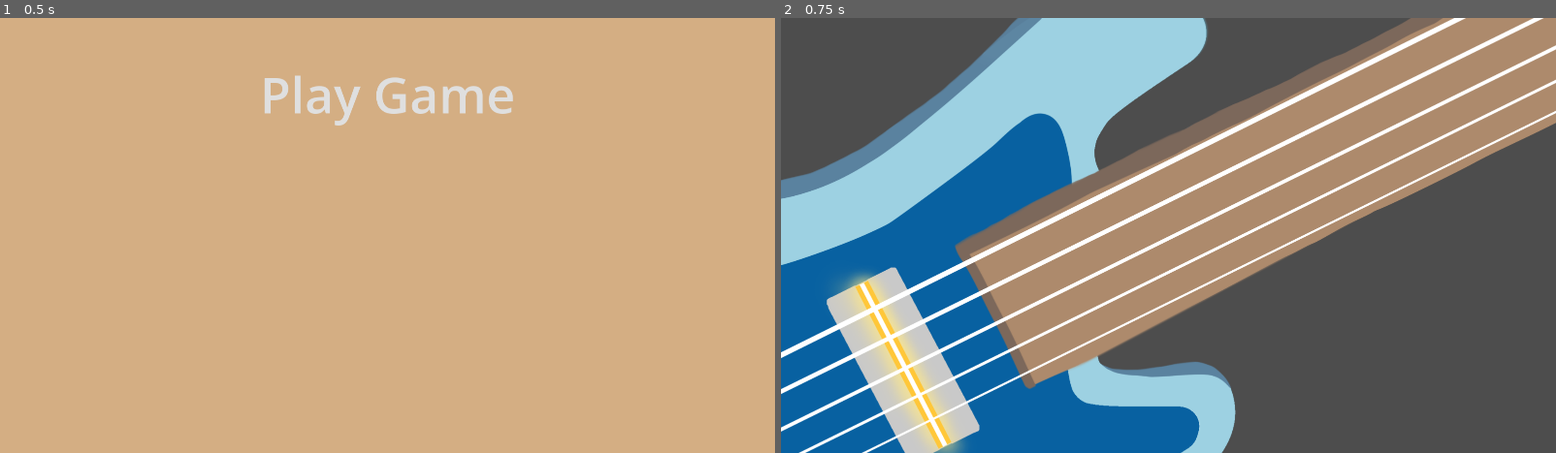
Above: before the commit, frames 1-2 (left to right).
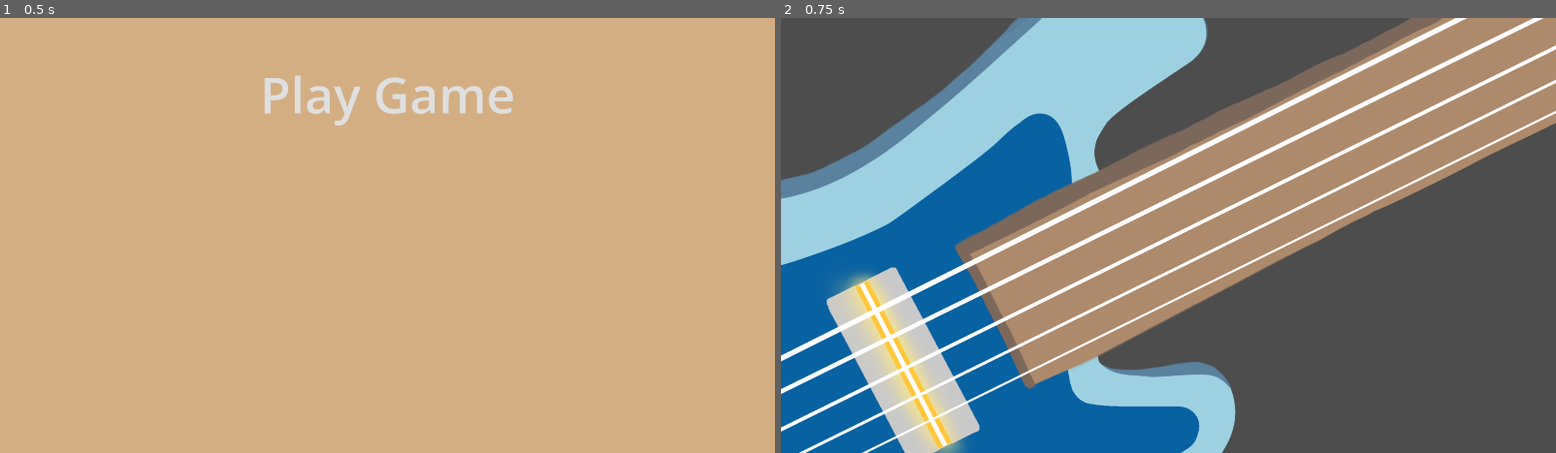
Above: after the commit, the same moments.

Repository: cdyvig/mudsockhackathon2026
Game: Godot game, scene res://Menus/MainMenu.tscn
The game is run twice, just before and just after one commit, with the same random seed, the same clock (stepped at 60 frames per second) and the same inputs.
Inputs:
- Up to frame 1 (0.5 s): no input
- Up to frame 2 (0.75 s): click "Play Game" at 0.5 s

Frame 1 is identical in both runs. In frame 2, 1.1% of the frame differs, in the area x 0-89%, y 0-80%.

Commit message:
made code for creating notes on a string for making levels

Diff:
--- /dev/null
+++ b/hackathon/Global/GlobalStrings.gd
@@ -0,0 +1,82 @@
+extends Node
+var BString: Path2D
+var EString: Path2D
+var AString: Path2D
+var DString: Path2D
+var GString: Path2D
+var active_notes: Array = []
+
+func createBnote():
+	var path = PathFollow2D.new()
+	var area = Area2D.new()
+	var hitbox = CollisionShape2D.new()
+
+	BString.add_child(path)
+	path.add_child(area)
+	area.add_child(hitbox)
+
+	path.progress = 86
+	hitbox.shape = RectangleShape2D.new()
+	hitbox.scale = Vector2(3,3)
+	active_notes.append(path)
+	path.loop = false
+
+func createEnote():
+	var path = PathFollow2D.new()
+	var area = Area2D.new()
+	var hitbox = CollisionShape2D.new()
+
+	EString.add_child(path)
+	path.add_child(area)
+	area.add_child(hitbox)
+
+	path.progress = 45
+	hitbox.shape = RectangleShape2D.new()
+	hitbox.scale = Vector2(3,3)
+	active_notes.append(path)
+	path.loop = false
+
+func createAnote():
+	var path = PathFollow2D.new()
+	var area = Area2D.new()
+	var hitbox = CollisionShape2D.new()
+
+	AString.add_child(path)
+	path.add_child(area)
+	area.add_child(hitbox)
+
+	path.progress = 0
+	hitbox.shape = RectangleShape2D.new()
+	hitbox.scale = Vector2(3,3)
+	active_notes.append(path)
+	path.loop = false
+
+func createDnote():
+	var path = PathFollow2D.new()
+	var area = Area2D.new()
+	var hitbox = CollisionShape2D.new()
+
+	DString.add_child(path)
+	path.add_child(area)
+	area.add_child(hitbox)
+
+	path.progress = 21
+	hitbox.shape = RectangleShape2D.new()
+	hitbox.scale = Vector2(3,3)
+	active_notes.append(path)
+	path.loop = false
+
+func createGnote():
+	var path = PathFollow2D.new()
+	var area = Area2D.new()
+	var hitbox = CollisionShape2D.new()
+
+	GString.add_child(path)
+	path.add_child(area)
+	area.add_child(hitbox)
+
+	path.progress = 160
+	hitbox.shape = RectangleShape2D.new()
+	hitbox.scale = Vector2(3,3)
+	active_notes.append(path)
+	path.loop = false
--- a/hackathon/Levels/Level 1/Level 1.tscn
+++ b/hackathon/Levels/Level 1/Level 1.tscn
@@ -11,33 +11,31 @@
 
 [sub_resource type="Curve2D" id="Curve2D_jhvdf"]
 _data = {
-"points": PackedVector2Array(0, 0, 0, 0, 1697.4318, -3.0476167, 0, 0, 0, 0, -66.85446, 875.8093)
+"points": PackedVector2Array(0, 0, 0, 0, 1938.7792, -131.99998, 0, 0, 0, 0, -66.85446, 873.7141)
 }
 point_count = 2
 
-[sub_resource type="RectangleShape2D" id="RectangleShape2D_c2j31"]
-
 [sub_resource type="Curve2D" id="Curve2D_5m51o"]
 _data = {
-"points": PackedVector2Array(0, 0, 0, 0, 1879, -1, 0, 0, 0, 0, -2, 928)
+"points": PackedVector2Array(0, 0, 0, 0, 1920, -22, 0, 0, 0, 0, -2, 928)
 }
 point_count = 2
 
 [sub_resource type="Curve2D" id="Curve2D_i454g"]
 _data = {
-"points": PackedVector2Array(0, 0, 0, 0, 1922, 71, 0, 0, 0, 0, 0, 1022)
+"points": PackedVector2Array(0, 0, 0, 0, 1920, 72, 0, 0, 0, 0, 0, 1022)
 }
 point_count = 2
 
 [sub_resource type="Curve2D" id="Curve2D_pdyvf"]
 _data = {
-"points": PackedVector2Array(0, 0, 0, 0, 1920, 157, 0, 0, 0, 0, 51, 1080)
+"points": PackedVector2Array(0, 0, 0, 0, 1920, 157, 0, 0, 0, 0, 0, 1106)
 }
 point_count = 2
 
 [sub_resource type="Curve2D" id="Curve2D_c2j31"]
 _data = {
-"points": PackedVector2Array(0, 0, 0, 0, 1920, 234, 0, 0, 0, 0, 207, 1080)
+"points": PackedVector2Array(0, 0, 0, 0, 1920, 234, 0, 0, 0, 0, 0, 1182)
 }
 point_count = 2
 
@@ -50,25 +48,15 @@
 texture = ExtResource("2_qo688")
 
 [node name="BString" type="Path2D" parent="." unique_id=729534429]
-position = Vector2(64.00001, 2.9999995)
+position = Vector2(64, 12.999998)
 scale = Vector2(0.9573034, 0.95454556)
 curve = SubResource("Curve2D_jhvdf")
 
-[node name="PathFollow2D" type="PathFollow2D" parent="BString" unique_id=495033197]
-position = Vector2(1697.4318, -3.0476167)
-rotation = 2.6794362
-
-[node name="Area2D" type="Area2D" parent="BString/PathFollow2D" unique_id=1063494002]
-
-[node name="CollisionShape2D" type="CollisionShape2D" parent="BString/PathFollow2D/Area2D" unique_id=1214090968]
-scale = Vector2(3, 3)
-shape = SubResource("RectangleShape2D_c2j31")
-
 [node name="BStr" type="TextureRect" parent="BString" unique_id=1252705614]
-offset_left = -66.85446
-offset_top = -3.0476167
-offset_right = 1924.1338
-offset_bottom = 1128.2855
+offset_left = -66.854454
+offset_top = -13.619044
+offset_right = 1929.4014
+offset_bottom = 1129.3331
 texture = ExtResource("3_es52h")
 
 [node name="EString" type="Path2D" parent="." unique_id=1042125965]
@@ -89,19 +77,25 @@
 texture = ExtResource("5_oyp2h")
 
 [node name="DString" type="Path2D" parent="." unique_id=1453732659]
+position = Vector2(52, -26)
 curve = SubResource("Curve2D_pdyvf")
 
 [node name="DStr" type="TextureRect" parent="DString" unique_id=1909984037]
-offset_right = 1920.0
-offset_bottom = 1080.0
+offset_left = -52.0
+offset_top = 26.0
+offset_right = 1868.0
+offset_bottom = 1106.0
 texture = ExtResource("6_vl0ly")
 
 [node name="GString" type="Path2D" parent="." unique_id=507685775]
+position = Vector2(206, -102)
 curve = SubResource("Curve2D_c2j31")
 
 [node name="GStr" type="TextureRect" parent="GString" unique_id=836439260]
-offset_right = 1920.0
-offset_bottom = 1080.0
+offset_left = -206.0
+offset_top = 102.0
+offset_right = 1714.0
+offset_bottom = 1182.0
 texture = ExtResource("7_37cix")
 
 [node name="StrumArea" type="Area2D" parent="." unique_id=1663987056]
--- a/hackathon/Levels/Level 1/level_1.gd
+++ b/hackathon/Levels/Level 1/level_1.gd
@@ -1 +1,29 @@
 extends Node2D
+@onready var BString: Path2D = $BString
+@onready var EString: Path2D = $EString
+@onready var AString: Path2D = $AString
+@onready var DString: Path2D = $DString
+@onready var GString: Path2D = $GString
+var activenotes = GlobalStrings.active_notes
+var bpm = 120
+
+func _ready() -> void:
+	GlobalStrings.BString = BString
+	GlobalStrings.EString = EString
+	GlobalStrings.AString = AString
+	GlobalStrings.DString = DString
+	GlobalStrings.GString = GString
+
+func _physics_process(delta: float) -> void:
+	if Input.is_action_just_pressed("Strum"):
+		GlobalStrings.createBnote()
+		GlobalStrings.createEnote()
+		GlobalStrings.createAnote()
+		GlobalStrings.createDnote()
+		GlobalStrings.createGnote()
+
+	for note in activenotes:
+		note.progress_ratio += delta / 2
+		if note.progress_ratio >= 0.9999:
+			activenotes.erase(note)
+			note.queue_free()
--- a/hackathon/project.godot
+++ b/hackathon/project.godot
@@ -14,6 +14,10 @@
 run/main_scene="uid://ghqw7tgmu4b5"
 config/features=PackedStringArray("4.6", "Forward Plus")
 config/icon="res://icon.svg"
+
+[autoload]
+
+GlobalStrings="*uid://d8ynqj8v6v02"
 
 [display]
 
Not shown, added: hackathon/Global/GlobalStrings.gd.uid
